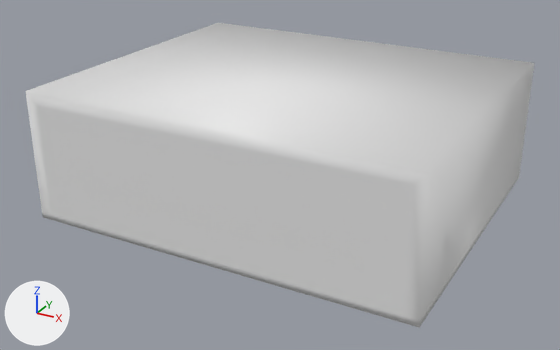
The FBX model bishrpg/Content/Objects/Building/building_base04.fbx, before and after one commit.
Rendered twice from a camera (50 mm lens) standing at (5.26, -9.53, 5.34) and looking at (-0.08, 0.19, 0.48). The lights are fixed; the arrows at lower left show +X, +Y and +Z. Materials are left out; every surface is plain grey. Where no turn or scale is listed for an object, it has been applied to the vertices.

The first picture shows 'building_base04-3.001'.
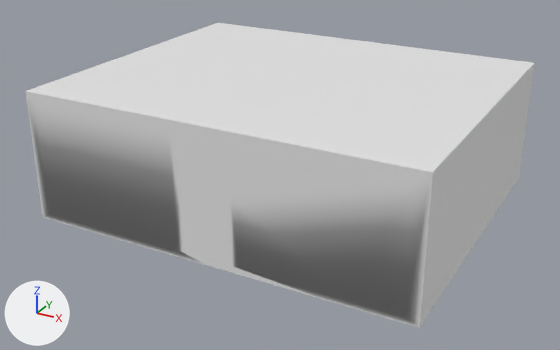
Where the newer file only moved an object's origin or applied its transform, the numbers keep the older frame.

Boxes (x1, y1, x2, y2) around the edits, measured in the pictures (560 x 350 px):
```json
{"part": 1, "of": "me_building_base04_3_001", "change": "built on", "before": [26, 64, 534, 328], "after": [25, 64, 534, 328]}
```

The change, as JSON lines over the scene's bpy script:
```json
{"block": "me_building_base04_3_001", "where": "# used by ob_building_base04_3_001; location = (0.0, 0.0, 0.0)"}
{"op": "remove", "block": "me_building_base04_3_001", "code": "me_building_base04_3_001.from_pydata(...)  # 778 vertices, 1548 faces; spans x -3.0..3.0, y -2.0..3.0, z 0.0..2.0"}
{"op": "add", "block": "me_building_base04_3_001", "code": "me_building_base04_3_001.from_pydata(...)  # 814 vertices, 493 faces; spans x -3.0..3.0, y -2.0..3.0, z 0.0..2.0"}
{"block": "me_building_base04_3_001", "change": "me_building_base04_3_001 part 1: 12 vertices removed from x -3.0..3.0, y -2.0..3.0, z 0.0..0.1; 48 vertices added at x -2.9..3.0, y -2.0..2.9, z 0.0..1.5"}
{"block": "me_building_base04_3_001", "change": "me_building_base04_3_001 part 2: the surface is now shaded flat"}
```
